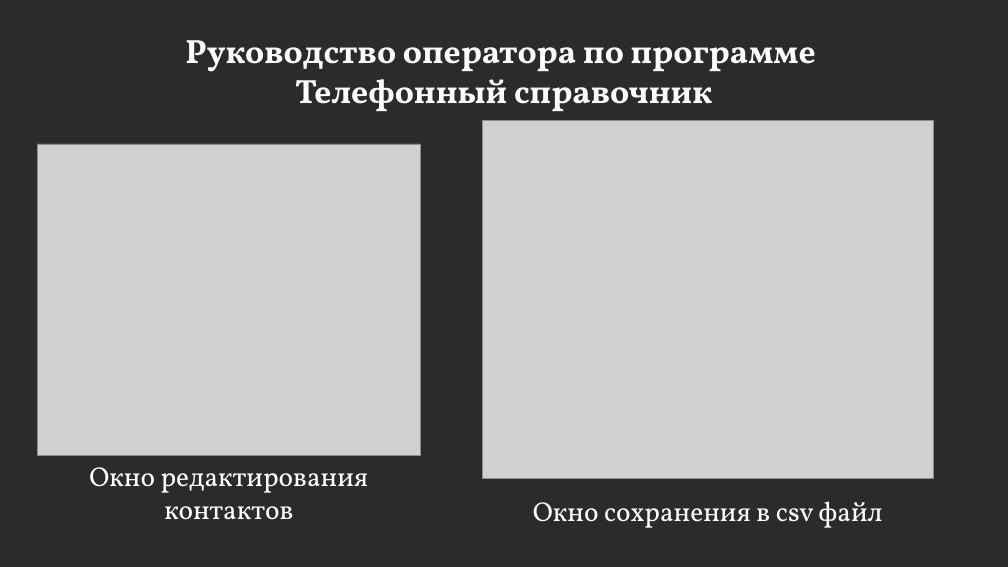
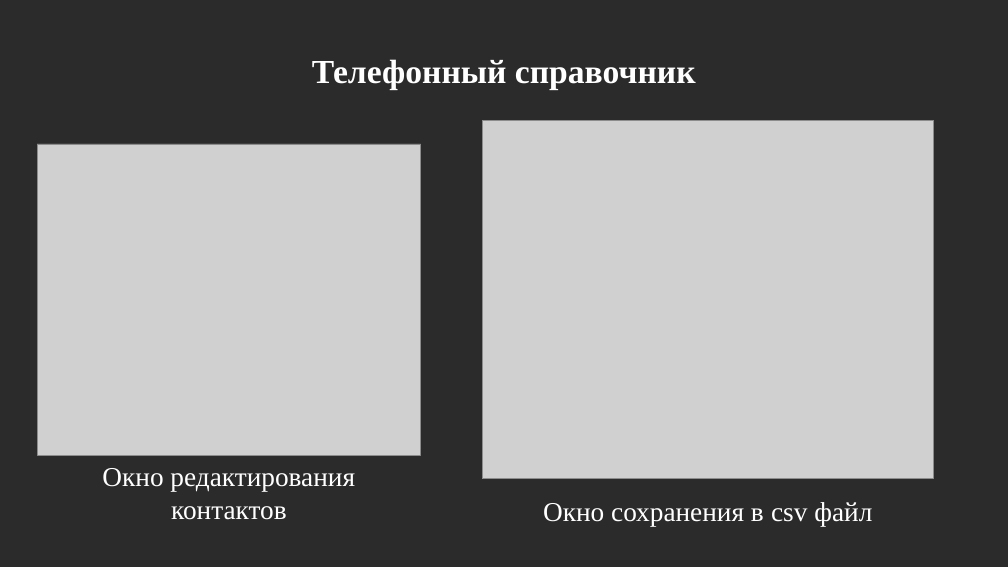
Before and after one commit to MaksimPoliackov/Practice_PM02, a slide deck: slide 9 of Документация/Отчет Поляков М.Е.pptx (slide 10 before the commit). Drawn at 1008x567 pixels with LibreOffice and Linux fonts; fonts in the diff are those of the drawing; grey boxes stand for pictures; background and template pictures are left out; a plain dark background stands for a picture behind light text. Boxes give left, top, right and bottom in pixels: in the first picture for what was removed or moved away, otherwise in the second. Text is boxed around its words. In the diff, an @@ line names an element or a change of style, - is before the commit and + after.

```diff
--- a/Документация/Отчет Поляков М.Е.pptx
+++ b/Документация/Отчет Поляков М.Е.pptx
@@ title at (x1=312, y1=59, x2=696, y2=89): text changed; font Vollkorn to Times New Roman @@
-Руководство оператора по программе
-Телефонный справочник
+Телефонный справочник
@@ text "Окно редактирования контактов" at (x1=102, y1=468, x2=355, y2=520): font Vollkorn to Times New Roman @@
@@ text "Окно сохранения в csv файл" at (x1=543, y1=502, x2=872, y2=526): font Vollkorn to Times New Roman @@
```
Also in this commit, not shown: 15 other slides changed, 1 slide removed, 1 other file.
